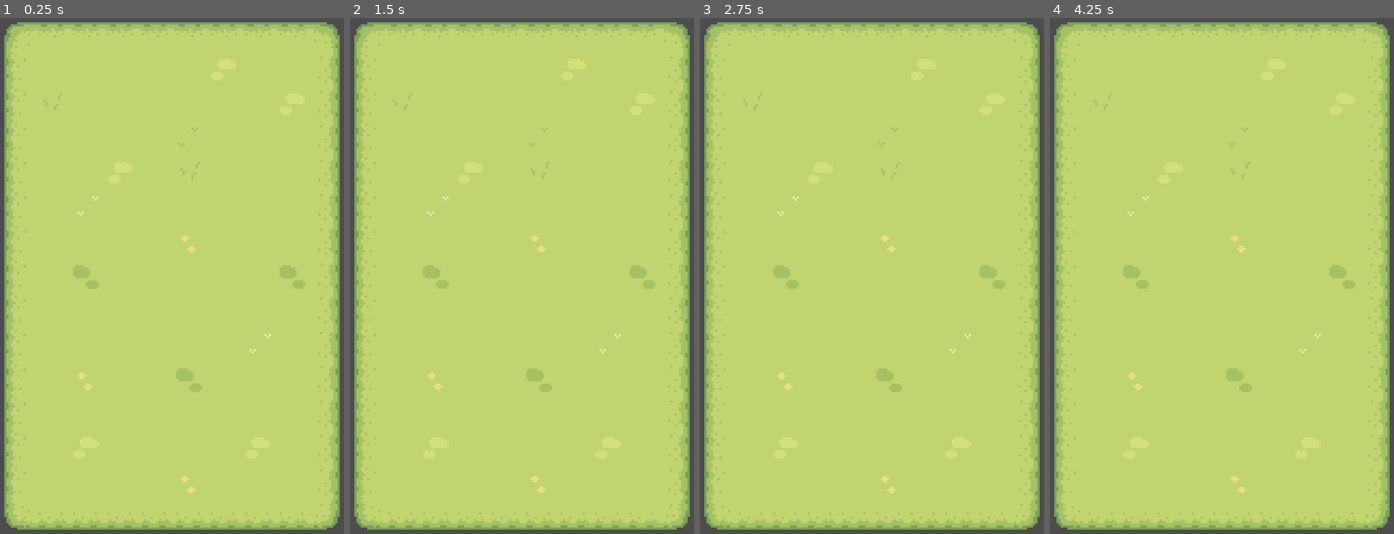
Above: before the commit, frames 1-4 (left to right).
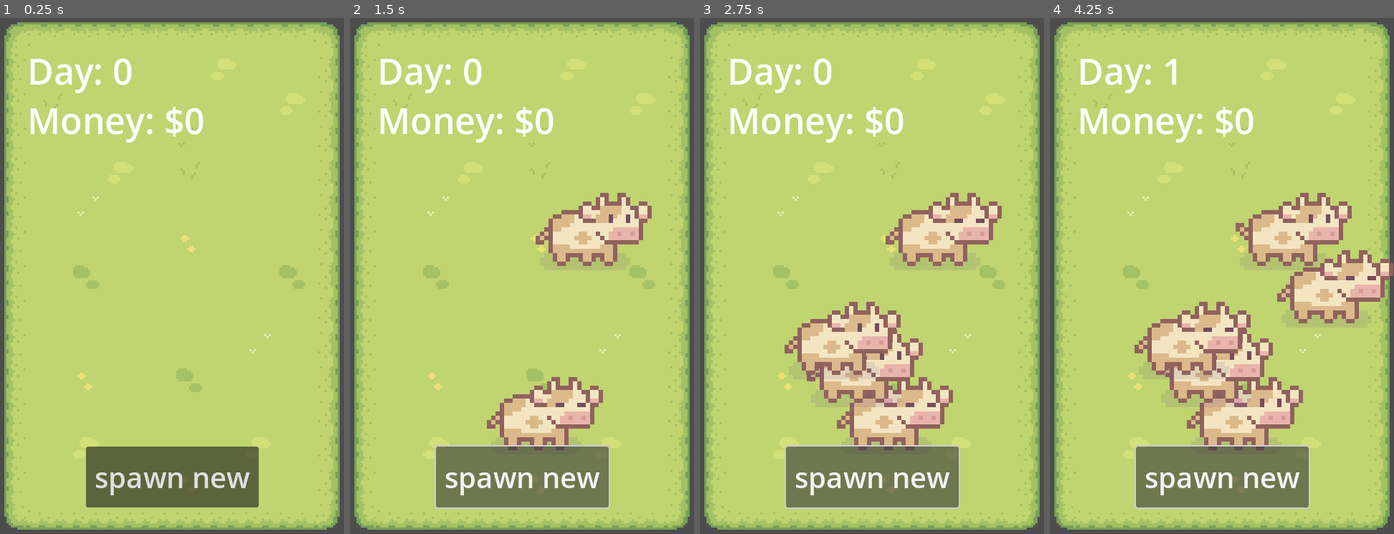
Above: after the commit, the same moments.

Repository: AntoineDujar/ChillCapybara
Game: Godot game, scene res://scenes/main.tscn
Two runs of this game, one before a commit and one after it. Both use one fixed random seed, a clock stepped at 60 frames per second and the inputs below.
Inputs (mouse positions are in pixels of both pictures, inside the frame that each line leads up to):
- Up to frame 1 (0.25 s): no input
- Up to frame 2 (1.5 s): click (522, 477) at 0.5 s, where only the run after the commit has a clickable "spawn new"; click (522, 477) at 1.25 s, where only the run after the commit has a clickable "spawn new"
- Up to frame 3 (2.75 s): click (872, 477) at 2 s, where only the run after the commit has a clickable "spawn new"
- Up to frame 4 (4.25 s): no input

The runs differ from the first frame. In frame 1, 7.6% of the frame differs, in the area x 8-76%, y 7-95%; in frame 2, 14%; in frame 3, 19%; in frame 4, 22%, in the area x 8-100%, y 7-96%.

Commit message:
day system demo

Diff:
--- /dev/null
+++ b/scenes/capybara.gd
@@ -0,0 +1,25 @@
+extends Node2D
+
+signal done
+@export var nights = 3
+
+# Called when the node enters the scene tree for the first time.
+func _ready():
+	pass # Replace with function body.
+
+
+# Called every frame. 'delta' is the elapsed time since the previous frame.
+func _process(delta):
+	pass
+
+func day_passed():
+	nights = nights - 1
+	if nights == 1:
+		z_index = 1
+		$AnimatedSprite2D.animation = "cow_leaving"
+	if nights == 0:
+		done.emit()
+		hide()
+
+func _on_hidden():
+	queue_free()
--- /dev/null
+++ b/scenes/capybara.tscn
@@ -0,0 +1,200 @@
+[gd_scene load_steps=24 format=3 uid="uid://c1mx0ahsaa7pi"]
+
+[ext_resource type="Texture2D" uid="uid://cxusgeimv65ke" path="res://assets/Sprout Lands Sprites/Characters/Basic Charakter Spritesheet.png" id="1_12r6s"]
+[ext_resource type="Script" path="res://scenes/capybara.gd" id="1_j52px"]
+[ext_resource type="Texture2D" uid="uid://rnt6hm7bybjn" path="res://assets/Sprout Lands Sprites/Characters/Free Cow Sprites.png" id="2_6duy7"]
+[ext_resource type="Texture2D" uid="uid://kiy5fq5e4xcq" path="res://assets/Sprout Lands Sprites/Characters/Free Cow Sprites2.png" id="3_0k8na"]
+
+[sub_resource type="AtlasTexture" id="AtlasTexture_acpfy"]
+atlas = ExtResource("2_6duy7")
+region = Rect2(0, 0, 32, 32)
+
+[sub_resource type="AtlasTexture" id="AtlasTexture_ppq3a"]
+atlas = ExtResource("2_6duy7")
+region = Rect2(32, 0, 32, 32)
+
+[sub_resource type="AtlasTexture" id="AtlasTexture_hbgk7"]
+atlas = ExtResource("2_6duy7")
+region = Rect2(64, 0, 32, 32)
+
+[sub_resource type="AtlasTexture" id="AtlasTexture_jp2da"]
+atlas = ExtResource("3_0k8na")
+region = Rect2(64, 0, 32, 32)
+
+[sub_resource type="AtlasTexture" id="AtlasTexture_ojlrn"]
+atlas = ExtResource("1_12r6s")
+region = Rect2(0, 0, 48, 48)
+
+[sub_resource type="AtlasTexture" id="AtlasTexture_63apb"]
+atlas = ExtResource("1_12r6s")
+region = Rect2(48, 0, 48, 48)
+
+[sub_resource type="AtlasTexture" id="AtlasTexture_6xn63"]
+atlas = ExtResource("1_12r6s")
+region = Rect2(96, 0, 48, 48)
+
+[sub_resource type="AtlasTexture" id="AtlasTexture_fmjyf"]
+atlas = ExtResource("1_12r6s")
+region = Rect2(0, 0, 48, 48)
+
+[sub_resource type="AtlasTexture" id="AtlasTexture_ms3sr"]
+atlas = ExtResource("1_12r6s")
+region = Rect2(144, 0, 48, 48)
+
+[sub_resource type="AtlasTexture" id="AtlasTexture_btte2"]
+atlas = ExtResource("1_12r6s")
+region = Rect2(96, 96, 48, 48)
+
+[sub_resource type="AtlasTexture" id="AtlasTexture_86dxv"]
+atlas = ExtResource("1_12r6s")
+region = Rect2(0, 96, 48, 48)
+
+[sub_resource type="AtlasTexture" id="AtlasTexture_ex5hs"]
+atlas = ExtResource("1_12r6s")
+region = Rect2(144, 96, 48, 48)
+
+[sub_resource type="AtlasTexture" id="AtlasTexture_1plp6"]
+atlas = ExtResource("1_12r6s")
+region = Rect2(96, 144, 48, 48)
+
+[sub_resource type="AtlasTexture" id="AtlasTexture_wrg6p"]
+atlas = ExtResource("1_12r6s")
+region = Rect2(0, 144, 48, 48)
+
+[sub_resource type="AtlasTexture" id="AtlasTexture_4inji"]
+atlas = ExtResource("1_12r6s")
+region = Rect2(144, 144, 48, 48)
+
+[sub_resource type="AtlasTexture" id="AtlasTexture_jd3g8"]
+atlas = ExtResource("1_12r6s")
+region = Rect2(96, 48, 48, 48)
+
+[sub_resource type="AtlasTexture" id="AtlasTexture_a2wx5"]
+atlas = ExtResource("1_12r6s")
+region = Rect2(0, 48, 48, 48)
+
+[sub_resource type="AtlasTexture" id="AtlasTexture_nwx8u"]
+atlas = ExtResource("1_12r6s")
+region = Rect2(144, 48, 48, 48)
+
+[sub_resource type="SpriteFrames" id="SpriteFrames_63dim"]
+animations = [{
+"frames": [{
+"duration": 1.0,
+"texture": SubResource("AtlasTexture_acpfy")
+}, {
+"duration": 1.0,
+"texture": SubResource("AtlasTexture_ppq3a")
+}, {
+"duration": 1.0,
+"texture": SubResource("AtlasTexture_hbgk7")
+}],
+"loop": true,
+"name": &"cow",
+"speed": 5.0
+}, {
+"frames": [{
+"duration": 1.0,
+"texture": SubResource("AtlasTexture_jp2da")
+}],
+"loop": true,
+"name": &"cow_leaving",
+"speed": 5.0
+}, {
+"frames": [{
+"duration": 1.0,
+"texture": SubResource("AtlasTexture_ojlrn")
+}, {
+"duration": 1.0,
+"texture": SubResource("AtlasTexture_ojlrn")
+}, {
+"duration": 1.0,
+"texture": SubResource("AtlasTexture_63apb")
+}, {
+"duration": 1.0,
+"texture": SubResource("AtlasTexture_63apb")
+}],
+"loop": true,
+"name": &"idle",
+"speed": 5.0
+}, {
+"frames": [{
+"duration": 1.0,
+"texture": SubResource("AtlasTexture_6xn63")
+}, {
+"duration": 1.0,
+"texture": SubResource("AtlasTexture_fmjyf")
+}, {
+"duration": 1.0,
+"texture": SubResource("AtlasTexture_ms3sr")
+}, {
+"duration": 1.0,
+"texture": SubResource("AtlasTexture_fmjyf")
+}],
+"loop": true,
+"name": &"walk_down",
+"speed": 5.0
+}, {
+"frames": [{
+"duration": 1.0,
+"texture": SubResource("AtlasTexture_btte2")
+}, {
+"duration": 1.0,
+"texture": SubResource("AtlasTexture_86dxv")
+}, {
+"duration": 1.0,
+"texture": SubResource("AtlasTexture_ex5hs")
+}, {
+"duration": 1.0,
+"texture": SubResource("AtlasTexture_86dxv")
+}],
+"loop": true,
+"name": &"walk_left",
+"speed": 5.0
+}, {
+"frames": [{
+"duration": 1.0,
+"texture": SubResource("AtlasTexture_1plp6")
+}, {
+"duration": 1.0,
+"texture": SubResource("AtlasTexture_wrg6p")
+}, {
+"duration": 1.0,
+"texture": SubResource("AtlasTexture_4inji")
+}, {
+"duration": 1.0,
+"texture": SubResource("AtlasTexture_wrg6p")
+}],
+"loop": true,
+"name": &"walk_right",
+"speed": 5.0
+}, {
+"frames": [{
+"duration": 1.0,
+"texture": SubResource("AtlasTexture_jd3g8")
+}, {
+"duration": 1.0,
+"texture": SubResource("AtlasTexture_a2wx5")
+}, {
+"duration": 1.0,
+"texture": SubResource("AtlasTexture_nwx8u")
+}, {
+"duration": 1.0,
+"texture": SubResource("AtlasTexture_a2wx5")
+}],
+"loop": true,
+"name": &"walk_up",
+"speed": 5.0
+}]
+
+[node name="Capybara" type="Node2D" groups=["capybaras"]]
+script = ExtResource("1_j52px")
+
+[node name="AnimatedSprite2D" type="AnimatedSprite2D" parent="."]
+scale = Vector2(6, 6)
+sprite_frames = SubResource("SpriteFrames_63dim")
+animation = &"cow_leaving"
+autoplay = "cow"
+frame_progress = 0.120262
+
+[connection signal="hidden" from="." to="." method="_on_hidden"]
--- /dev/null
+++ b/scenes/hud.gd
@@ -0,0 +1,22 @@
+extends CanvasLayer
+
+signal spawn_capybara
+
+# Called when the node enters the scene tree for the first time.
+func _ready():
+	pass # Replace with function body.
+
+
+# Called every frame. 'delta' is the elapsed time since the previous frame.
+func _process(delta):
+	pass
+
+func update_day(day):
+	$Day.text = "Day: " + str(day)
+
+func update_money(money):
+	$Money.text = "Money: $" + str(money)
+
+
+func _on_spawn_button_pressed():
+	spawn_capybara.emit()
--- /dev/null
+++ b/scenes/hud.tscn
@@ -0,0 +1,54 @@
+[gd_scene load_steps=2 format=3 uid="uid://bmxpu34m2rhol"]
+
+[ext_resource type="Script" path="res://scenes/hud.gd" id="1_vy82h"]
+
+[node name="HUD" type="CanvasLayer"]
+script = ExtResource("1_vy82h")
+
+[node name="Money" type="Label" parent="."]
+anchors_preset = -1
+anchor_left = 0.5
+anchor_top = 0.119
+anchor_right = 0.5
+anchor_bottom = 0.119
+offset_left = -202.0
+offset_top = 22.32
+offset_right = 207.0
+offset_bottom = 91.32
+grow_horizontal = 2
+size_flags_horizontal = 4
+theme_override_font_sizes/font_size = 50
+text = "Money: $0"
+clip_text = true
+
+[node name="SpawnButton" type="Button" parent="."]
+anchors_preset = -1
+anchor_left = 0.5
+anchor_top = 0.799
+anchor_right = 0.5
+anchor_bottom = 0.799
+offset_left = -120.5
+offset_top = 22.72
+offset_right = 120.5
+offset_bottom = 107.72
+grow_horizontal = 2
+grow_vertical = 2
+theme_override_font_sizes/font_size = 40
+text = "spawn new"
+
+[node name="Day" type="Label" parent="."]
+anchors_preset = -1
+anchor_left = 0.5
+anchor_top = 0.119
+anchor_right = 0.5
+anchor_bottom = 0.119
+offset_left = -202.0
+offset_top = -46.68
+offset_right = 195.0
+offset_bottom = 22.32
+grow_horizontal = 2
+size_flags_horizontal = 4
+theme_override_font_sizes/font_size = 50
+text = "Day: 0"
+
+[connection signal="pressed" from="SpawnButton" to="." method="_on_spawn_button_pressed"]
--- /dev/null
+++ b/scenes/main.gd
@@ -0,0 +1,35 @@
+extends Node2D
+
+@export var capybara_scene: PackedScene
+
+var money = 0
+var day = 0
+# Called when the node enters the scene tree for the first time.
+func _ready():
+	pass # Replace with function body.
+
+
+# Called every frame. 'delta' is the elapsed time since the previous frame.
+func _process(delta):
+	pass
+
+
+func _on_day_timer_timeout():
+	day = day + 1
+	get_tree().call_group("capybaras", "day_passed")
+	$HUD.update_day(day)
+
+
+func _on_capybara_done():
+	money = money + 10.21
+	$HUD.update_money(money)
+
+
+
+func _on_hud_spawn_capybara():
+	#print(Time.get_datetime_string_from_system())
+	#print("spawning")
+	var mob = capybara_scene.instantiate()
+	mob.position = Vector2(randi_range(100,400),randi_range(225,550))
+	mob.done.connect(_on_capybara_done)
+	add_child(mob)
--- a/scenes/main.tscn
+++ b/scenes/main.tscn
@@ -1,6 +1,9 @@
-[gd_scene load_steps=4 format=3 uid="uid://ddcg68ougqm44"]
+[gd_scene load_steps=7 format=3 uid="uid://ddcg68ougqm44"]
 
 [ext_resource type="Texture2D" uid="uid://cq8p562rymlpk" path="res://assets/Sprout Lands Sprites/Tilesets/Grass.png" id="1_70a0e"]
+[ext_resource type="Script" path="res://scenes/main.gd" id="1_eeu0j"]
+[ext_resource type="PackedScene" uid="uid://c1mx0ahsaa7pi" path="res://scenes/capybara.tscn" id="2_vjyhd"]
+[ext_resource type="PackedScene" uid="uid://bmxpu34m2rhol" path="res://scenes/hud.tscn" id="4_tnlat"]
 
 [sub_resource type="TileSetAtlasSource" id="TileSetAtlasSource_ngp7n"]
 texture = ExtResource("1_70a0e")
@@ -84,9 +87,25 @@
 sources/0 = SubResource("TileSetAtlasSource_ngp7n")
 
 [node name="world" type="Node2D"]
+script = ExtResource("1_eeu0j")
+capybara_scene = ExtResource("2_vjyhd")
 
 [node name="TileMap" type="TileMap" parent="."]
 scale = Vector2(3, 3)
 tile_set = SubResource("TileSet_pfy17")
 format = 2
 layer_0/tile_data = PackedInt32Array(0, 0, 0, 65537, 65536, 1, 65538, 65536, 1, 65539, 65536, 1, 65540, 65536, 1, 65541 …(2527 unchanged characters)…
+
+[node name="DayTimer" type="Timer" parent="."]
+wait_time = 3.0
+autostart = true
+
+[node name="HUD" parent="." instance=ExtResource("4_tnlat")]
+
+[node name="SpawnCapy" type="Timer" parent="."]
+wait_time = 2.0
+autostart = true
+
+[connection signal="timeout" from="DayTimer" to="." method="_on_day_timer_timeout"]
+[connection signal="spawn_capybara" from="HUD" to="." method="_on_hud_spawn_capybara"]
+[connection signal="timeout" from="SpawnCapy" to="." method="_on_hud_spawn_capybara"]
Binary file added: assets/Sprout Lands Sprites/Characters/Free Cow Sprites2.png
Not shown, added: assets/Sprout Lands Sprites/Characters/Free Cow Sprites2.png.import
